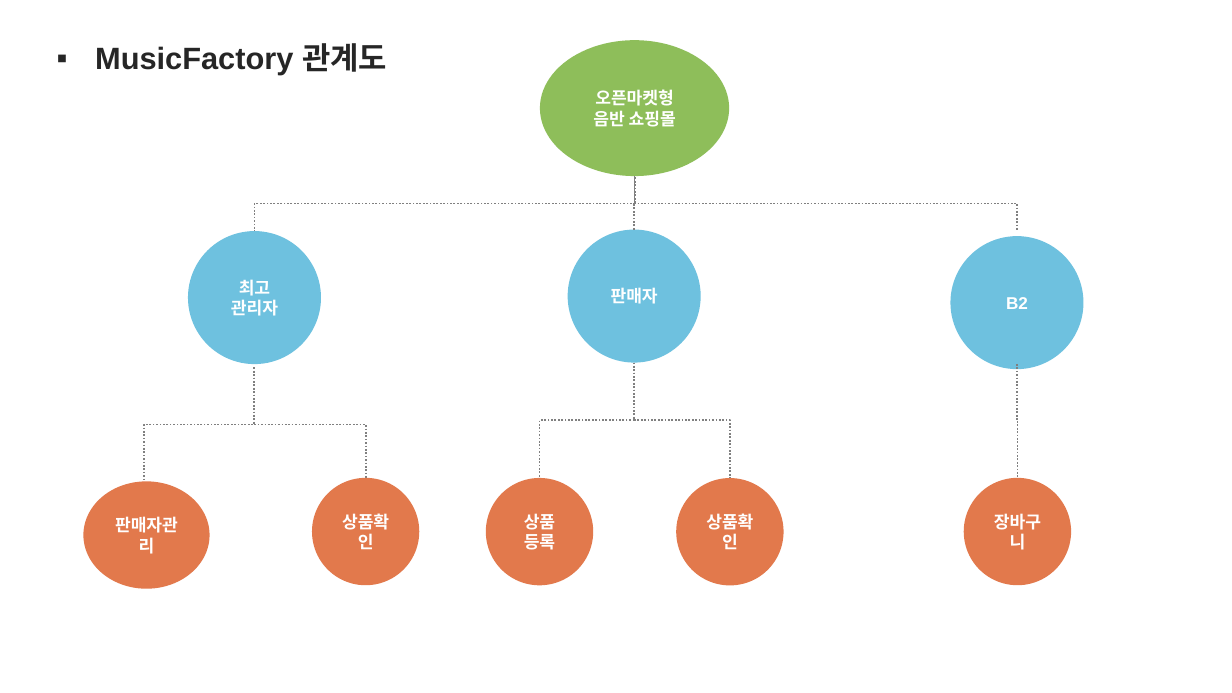
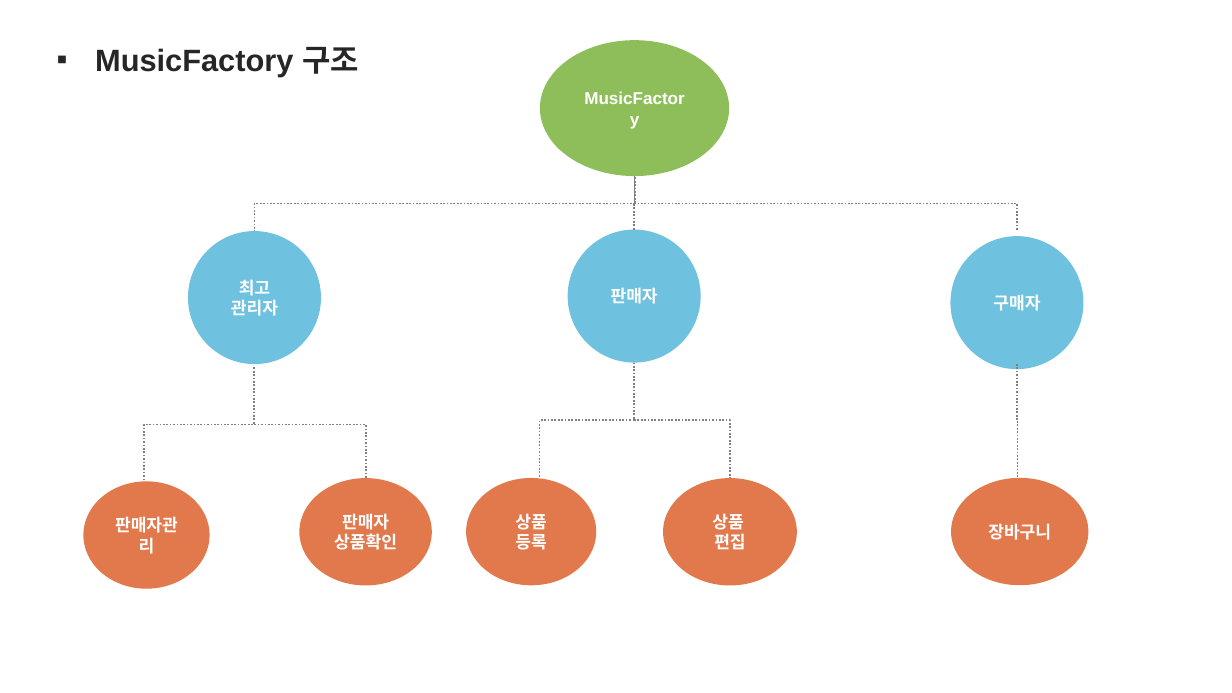
Before and after one commit to zozokjs/webapps, a slide deck: slide 4 of MusicFactory.pptx. Drawn at 1232x693 pixels with LibreOffice and Linux fonts; fonts in the diff are those of the drawing. Boxes give left, top, right and bottom in pixels: in the first picture for what was removed or moved away, otherwise in the second. Text is boxed around its words. In the diff, an @@ line names an element or a change of style, - is before the commit and + after.

```diff
--- a/MusicFactory.pptx
+++ b/MusicFactory.pptx
@@ text at [95,47,359,77]: text changed @@
-▪ MusicFactory 관계도
+▪ MusicFactory 구조
@@ text in ellipse at [593,89,676,127]: text changed @@
-오픈마켓형
-음반 쇼핑몰
+MusicFactory
@@ text in ellipse at [993,294,1040,311]: text changed @@
-B2
+구매자
@@ ellipse "판매자 상품확인": place and size @@
-ellipse "판매자 상품확인" at [312,478,419,585]
+ellipse "판매자 상품확인" at [299,478,432,585]
@@ ellipse "상품": place and size @@
-ellipse "상품" at [485,478,593,585]
+ellipse "상품" at [466,478,596,585]
@@ ellipse "상품": place and size @@
-ellipse "상품" at [676,478,784,585]
+ellipse "상품" at [663,478,797,585]
@@ ellipse "장바구니": place and size @@
-ellipse "장바구니" at [963,478,1071,585]
+ellipse "장바구니" at [951,478,1088,585]
@@ text in ellipse at [334,513,397,550]: text changed @@
-상품확인
+판매자 상품확인
@@ text in ellipse at [712,513,745,550]: text changed @@
-상품확인
+상품
+편집
```
Also in this commit, not shown: 9 other slides changed, 1 slide added, 3 slides removed.
